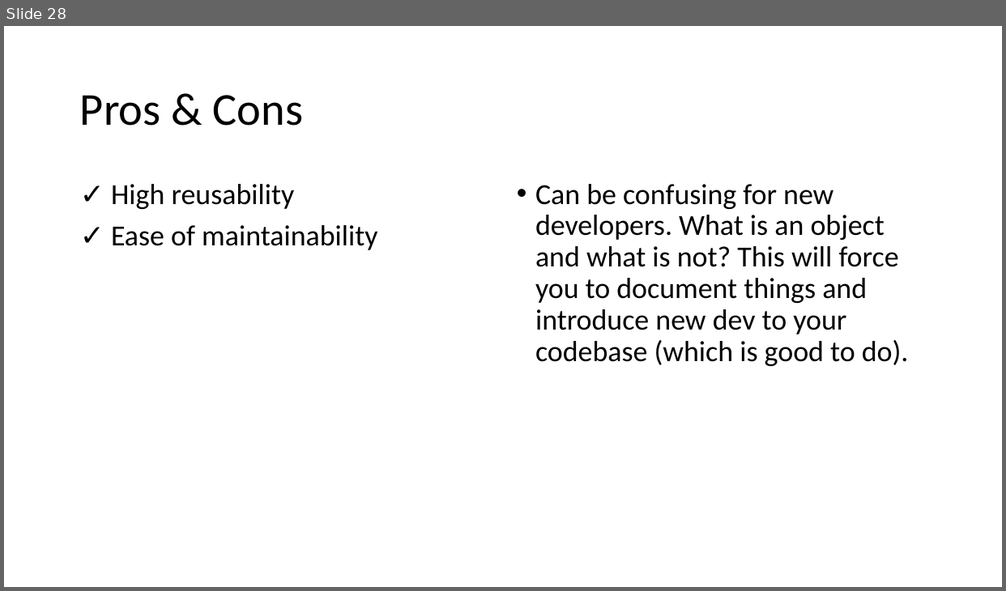
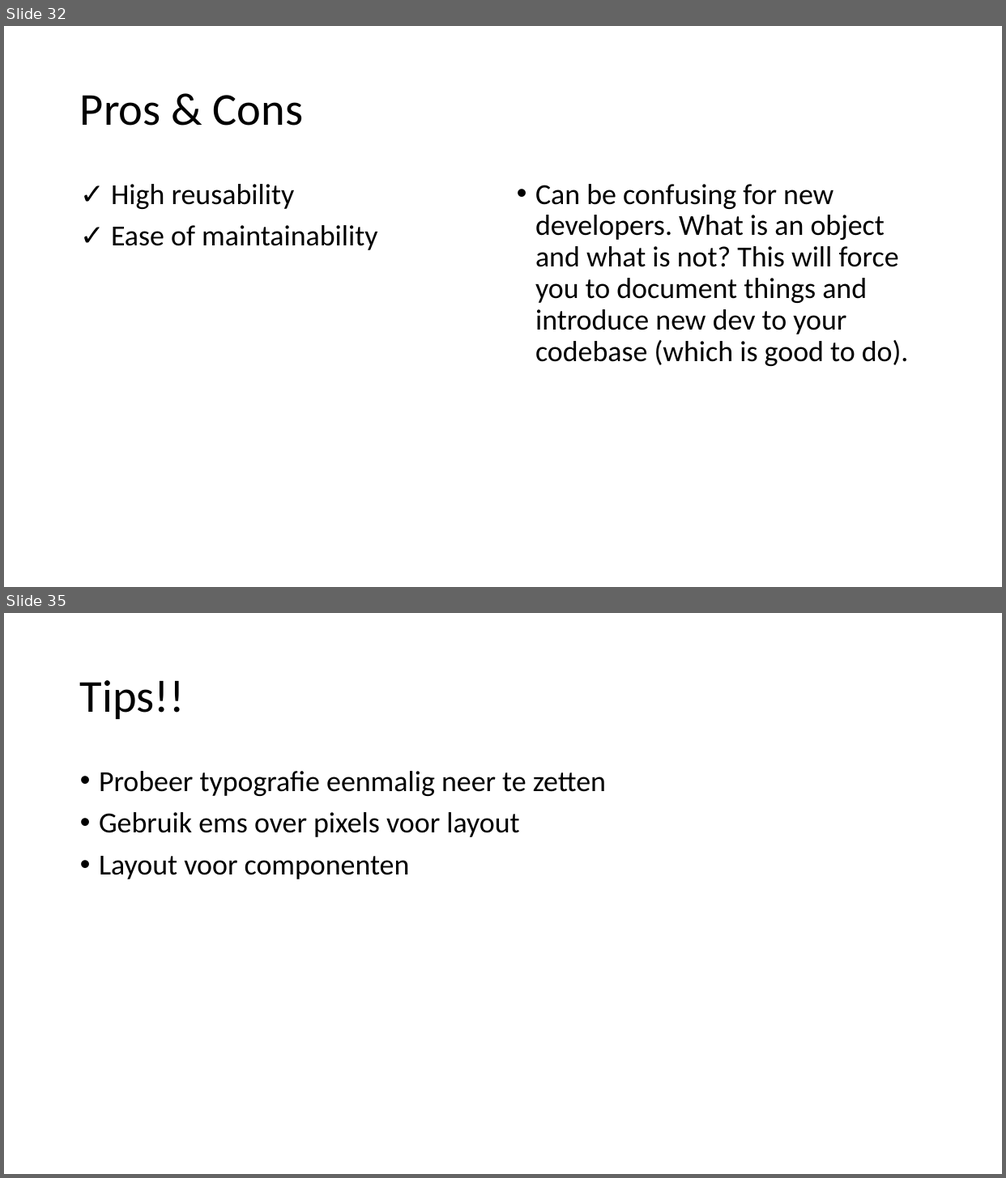
Before and after one commit to AMIS-Services/sig-css-architecture, a slide deck: SIG_CSS_Architecture.pptx. Shown one above the other, each under a label of ours: slide 28 before the commit, slides 32 and 35 after it; the slides between them are not shown. The pictures are 1006x591 and 1006x1178 pixels, drawn with LibreOffice and Linux fonts; fonts in the diff are those of the drawing. Boxes give left, top, right and bottom in pixels: in the first picture for what was removed or moved away, otherwise in the second. Text is boxed around its words. In the diff, an @@ line names an element or a change of style, - is before the commit and + after.

```diff
--- a/SIG_CSS_Architecture.pptx
+++ b/SIG_CSS_Architecture.pptx
@@ slide 35 added at <box>4,613,1002,1174</box>, background #FFFFFF @@
@@ title added at <box>80,680,185,719</box>, 44 pt, text #000000 @@
+Tips!!
@@ text added at <box>99,771,606,879</box>, 28 pt, text #000000 @@
+• Probeer typografie eenmalig neer te zetten
+• Gebruik ems over pixels voor layout
+• Layout voor componenten
@@ what was slide 28 is now slide 32 @@
```
Also in this commit, not shown: 6 slides changed, 6 other slides added.
